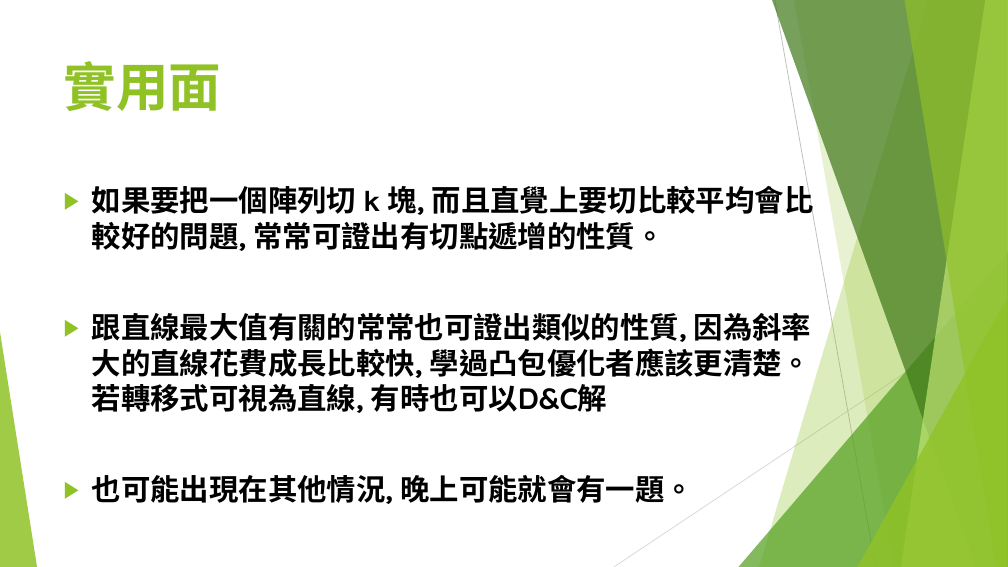
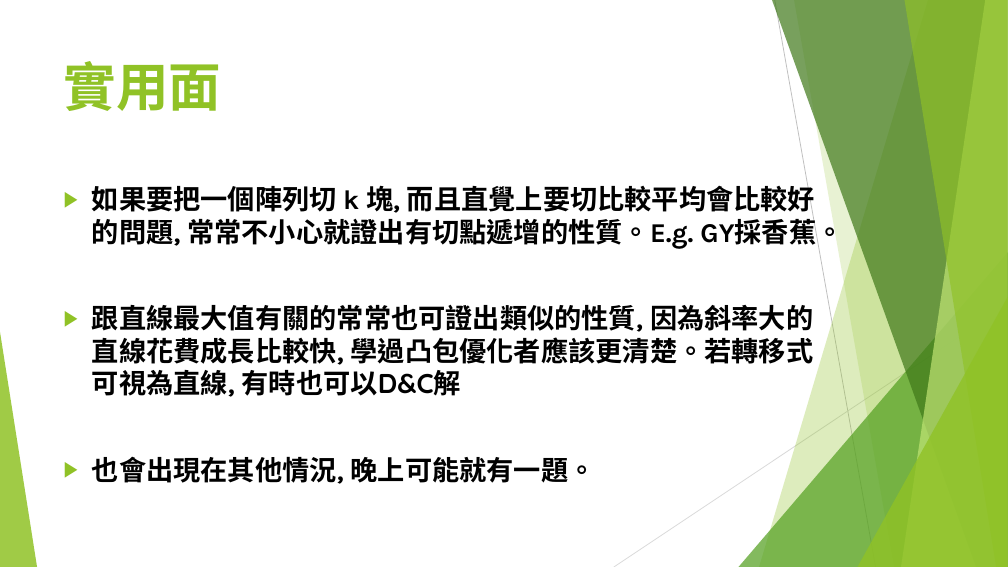
Before and after one commit to S920105123/DP2, a slide deck: slide 131 of presentation/進階動態規劃.pptx (slide 88 before the commit). Drawn at 1008x567 pixels with LibreOffice and Linux fonts; fonts in the diff are those of the drawing. Boxes give left, top, right and bottom in pixels: in the first picture for what was removed or moved away, otherwise in the second. Text is boxed around its words. In the diff, an @@ line names an element or a change of style, - is before the commit and + after.

```diff
--- a/presentation/進階動態規劃.pptx
+++ b/presentation/進階動態規劃.pptx
@@ text at [92, 182, 843, 249]: text changed; size 28 to 25.9 pt @@
-▶ 如果要把一個陣列切 k 塊, 而且直覺上要切比較平均會比較好的問題, 常常可證出有切點遞增的性質。
+▶ 如果要把一個陣列切 k 塊, 而且直覺上要切比較平均會比較好的問題, 常常不小心就證出有切點遞增的性質。E.g. GY採香蕉。
@@ text at [92, 305, 814, 397]: size 28 to 25.9 pt in "跟直線最大值有關的常常也可證出類似的性質, 因為斜率大的直線花費成長比較快, 學過凸包優化者應該更清楚。若轉移式可視為直 ..." @@
@@ text at [92, 456, 596, 484]: text changed; size 28 to 25.9 pt @@
-▶ 也可能出現在其他情況, 晚上可能就會有一題。
+▶ 也會出現在其他情況, 晚上可能就有一題。
```
Also in this commit, not shown: 12 other slides changed, 43 slides added.
